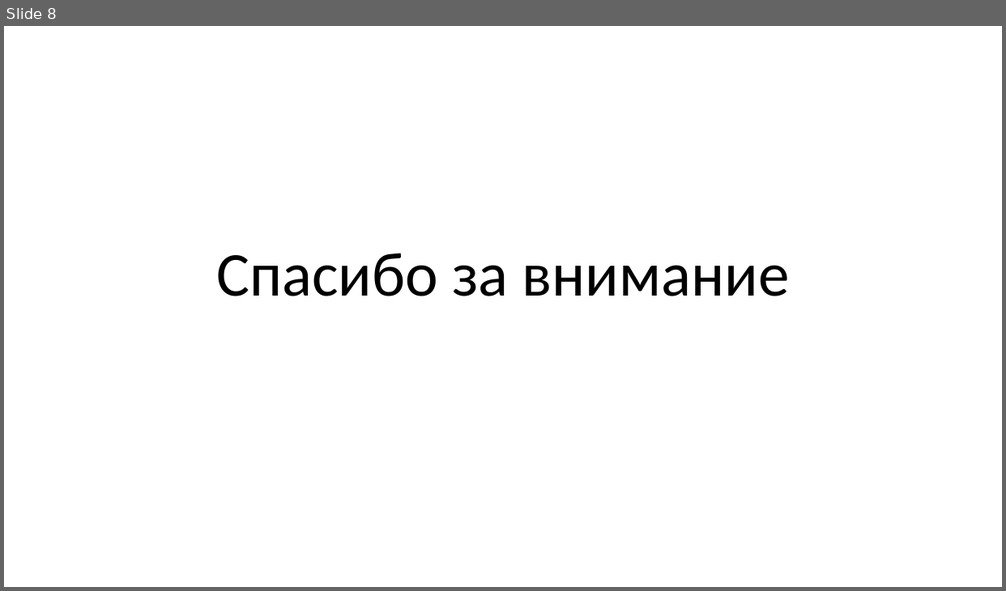
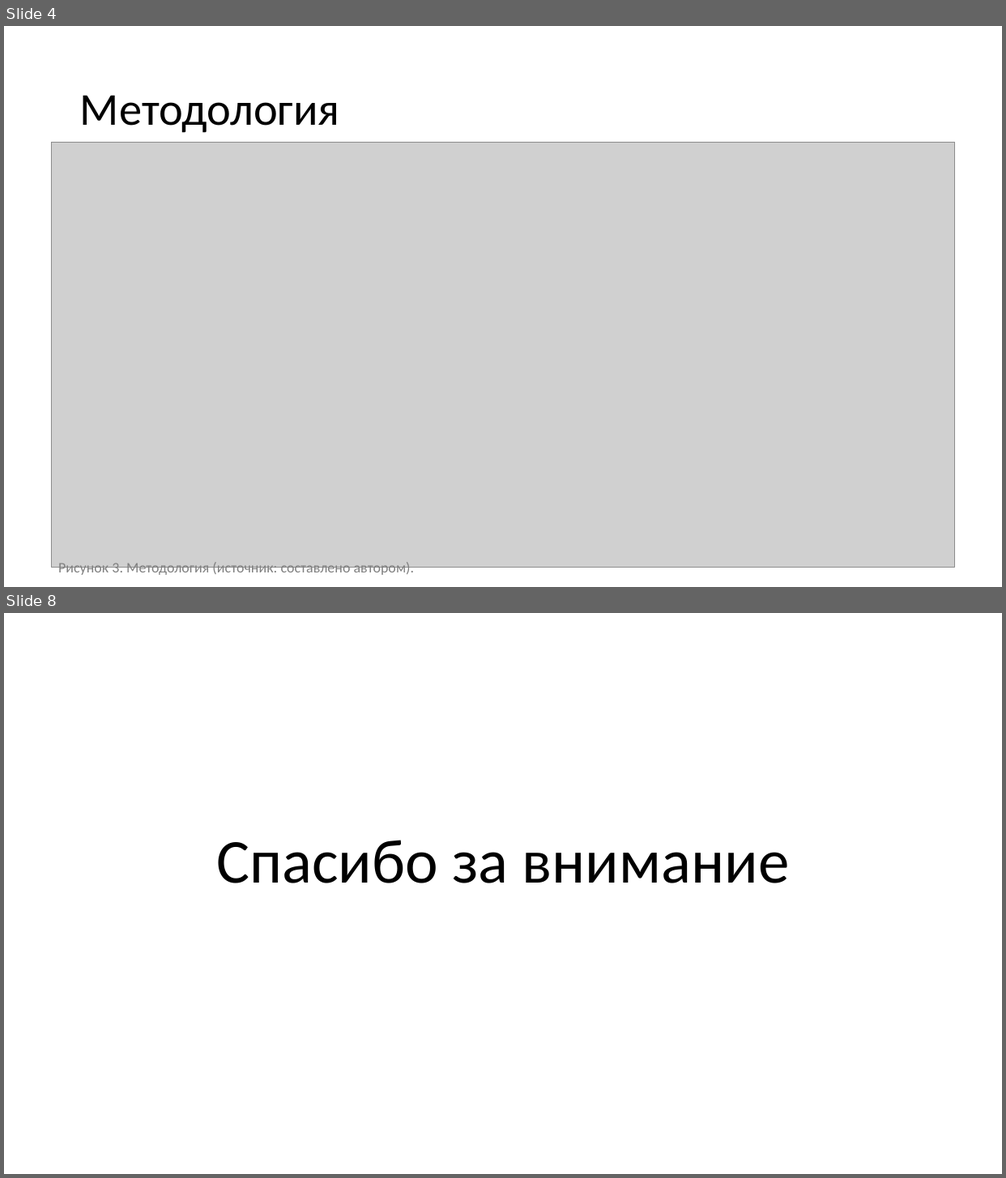
Before and after one commit to S0la1re/Research-work-new, a slide deck: Presentations of Bachelor's theses.pptx. Shown one above the other, each under a label of ours: slide 8 before the commit, slides 4 and 8 after it; the slides between them are not shown. The pictures are 1006x591 and 1006x1178 pixels, drawn with LibreOffice and Linux fonts; fonts in the diff are those of the drawing; grey boxes stand for pictures. Boxes give left, top, right and bottom in pixels: in the first picture for what was removed or moved away, otherwise in the second. Text is boxed around its words. In the diff, an @@ line names an element or a change of style, - is before the commit and + after.

```diff
--- a/Presentations of Bachelor's theses.pptx
+++ b/Presentations of Bachelor's theses.pptx
@@ slide 4 added at box(4, 26, 1002, 587), background #FFFFFF @@
@@ title added at box(80, 95, 340, 133), 44 pt, text #000000 @@
+Методология
@@ picture added at box(51, 142, 956, 567) @@
@@ text added at box(58, 562, 415, 577), 14 pt, text #808080 @@
+Рисунок 3. Методология (источник: составлено автором).
```
Also in this commit, not shown: 8 slides changed, 1 slide removed.
